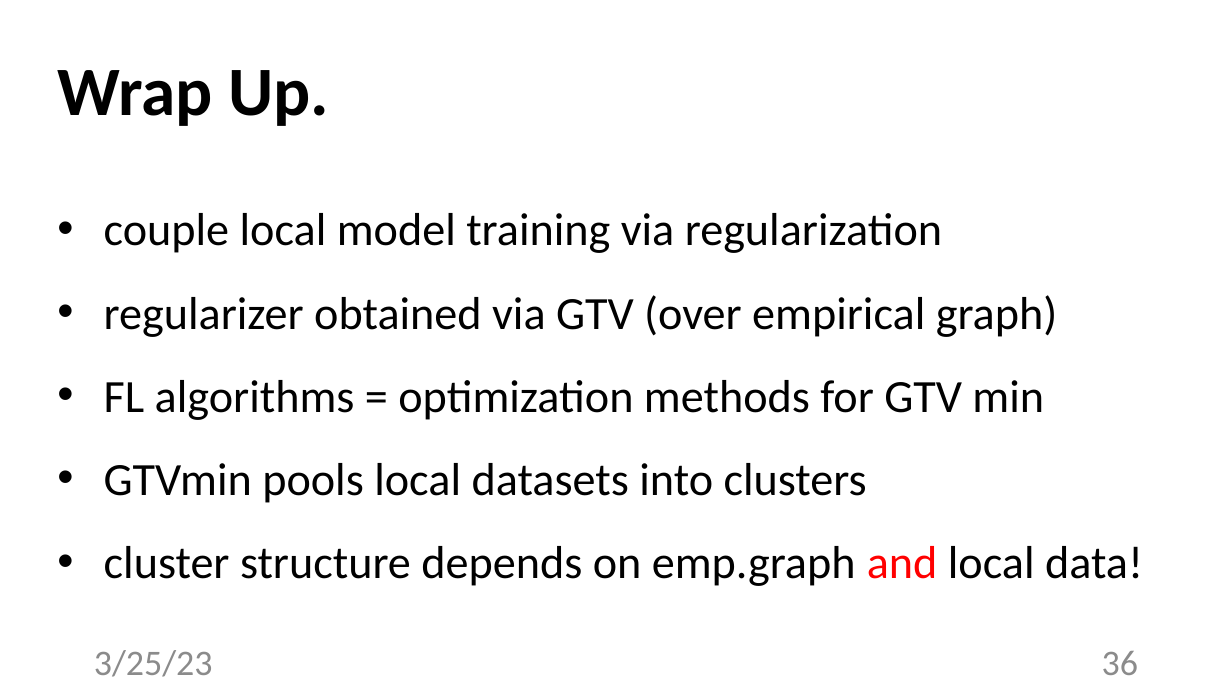
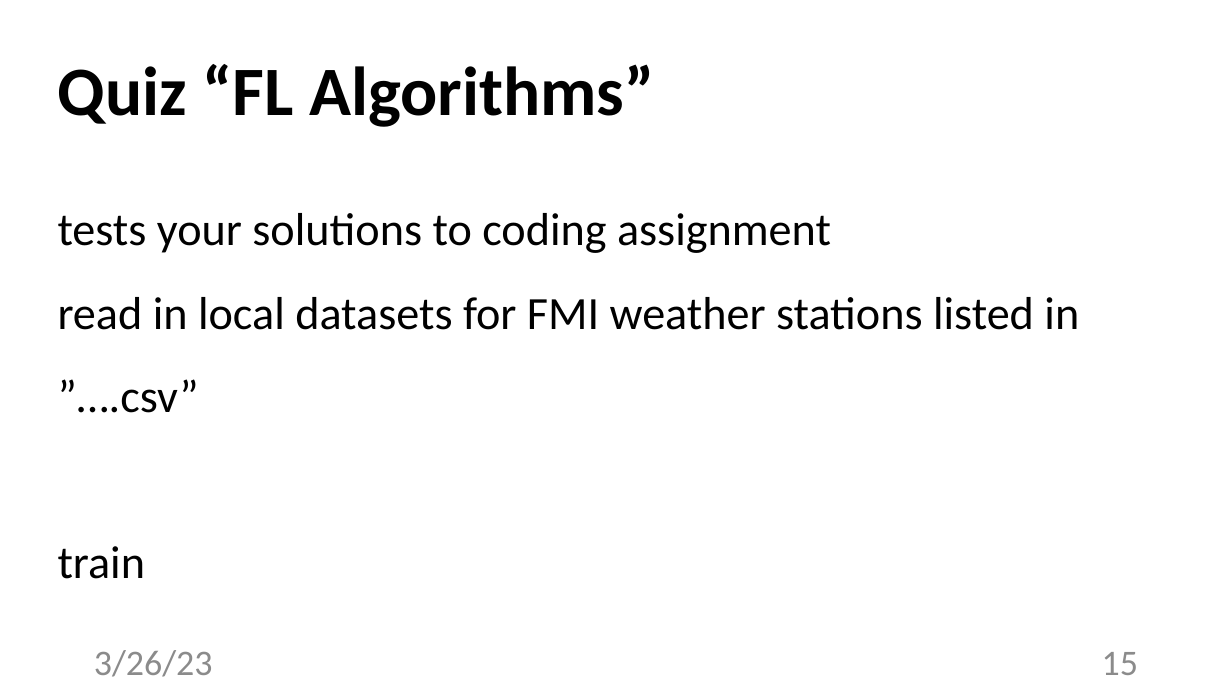
Before and after one commit to alexjungaalto/FederatedLearning, a slide deck: slide 15 of slides/CS-E4740_FLAlgos.pptx (slide 36 before the commit). Drawn at 1232x693 pixels with LibreOffice and Linux fonts; fonts in the diff are those of the drawing. Boxes give left, top, right and bottom in pixels: in the first picture for what was removed or moved away, otherwise in the second. Text is boxed around its words. In the diff, an @@ line names an element or a change of style, - is before the commit and + after.

```diff
--- a/slides/CS-E4740_FLAlgos.pptx
+++ b/slides/CS-E4740_FLAlgos.pptx
@@ title at (58,64,654,127): text changed @@
-Wrap Up.
+Quiz “FL Algorithms”
@@ text at (58,213,1079,579): text changed @@
-• couple local model training via regularization
-• regularizer obtained via GTV (over empirical graph)
-• FL algorithms = optimization methods for GTV min
-• GTVmin pools local datasets into clusters
-• cluster structure depends on emp.graph and local data!
+tests your solutions to coding assignment
+read in local datasets for FMI weather stations listed in ”….csv”
+train
@@ text at (94,650,213,677): text changed @@
-3/25/23
+3/26/23
@@ page number at (1102,652,1138,675): text changed @@
-36
+15
```
Also in this commit, not shown: 11 other slides changed, 4 slides added, 25 slides removed, 12 other files.
